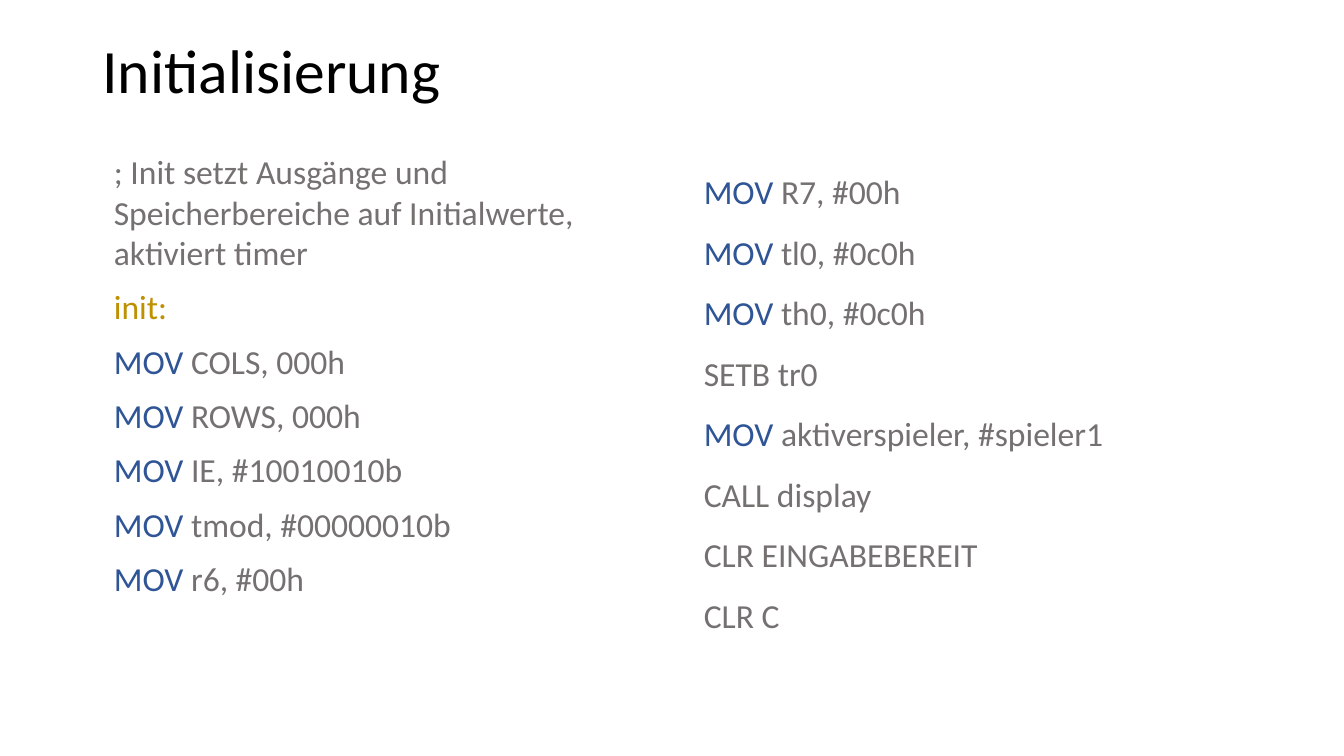
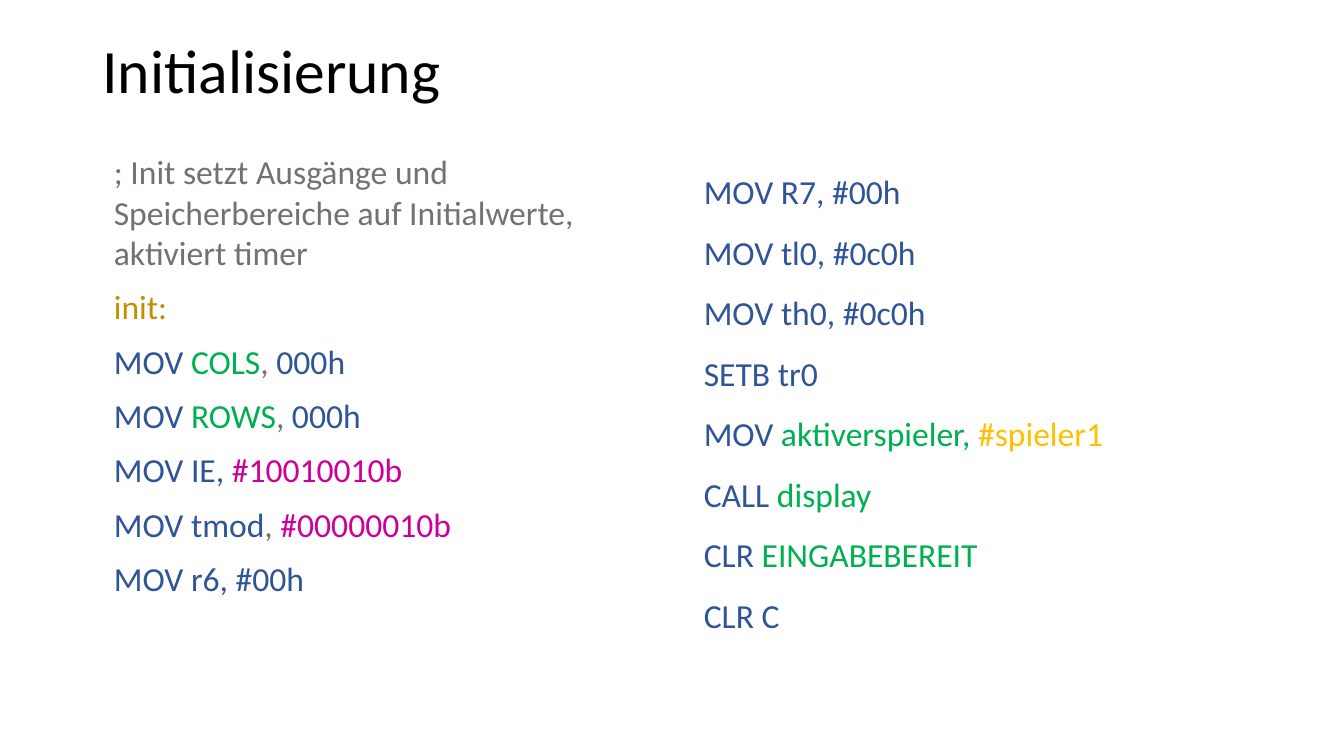
Before and after one commit to riesinger/8051-gewinnt, a slide deck: slide 5 of VierGewinnt.pptx. Drawn at 1344x756 pixels with LibreOffice and Linux fonts; fonts in the diff are those of the drawing. Boxes give left, top, right and bottom in pixels: in the first picture for what was removed or moved away, otherwise in the second. Text is boxed around its words. In the diff, an @@ line names an element or a change of style, - is before the commit and + after.

```diff
--- a/VierGewinnt.pptx
+++ b/VierGewinnt.pptx
@@ text "MOV R7, #00h" at box(704, 180, 1103, 629): text colour #767171 to #2F5597 in "R7, #00h", "tl0, #0c0h", "th0, #0c0h", "SETB tr0" and 3 more places; text colour #767171 to #00B050 in "aktiverspieler,", "display", "EINGABEBEREIT"; text colour #767171 to #FFC000 in "#spieler1" @@
@@ text at box(114, 350, 450, 595): text colour #767171 to #00B050 in "COLS,", "ROWS,"; text colour #767171 to #2F5597 in "000h", "000h", "IE,", "tmod," and 1 more places; text colour #767171 to #CC0099 in "#10010010b", "#00000010b" @@
```
Also in this commit, not shown: 7 other slides changed, 1 other file.
